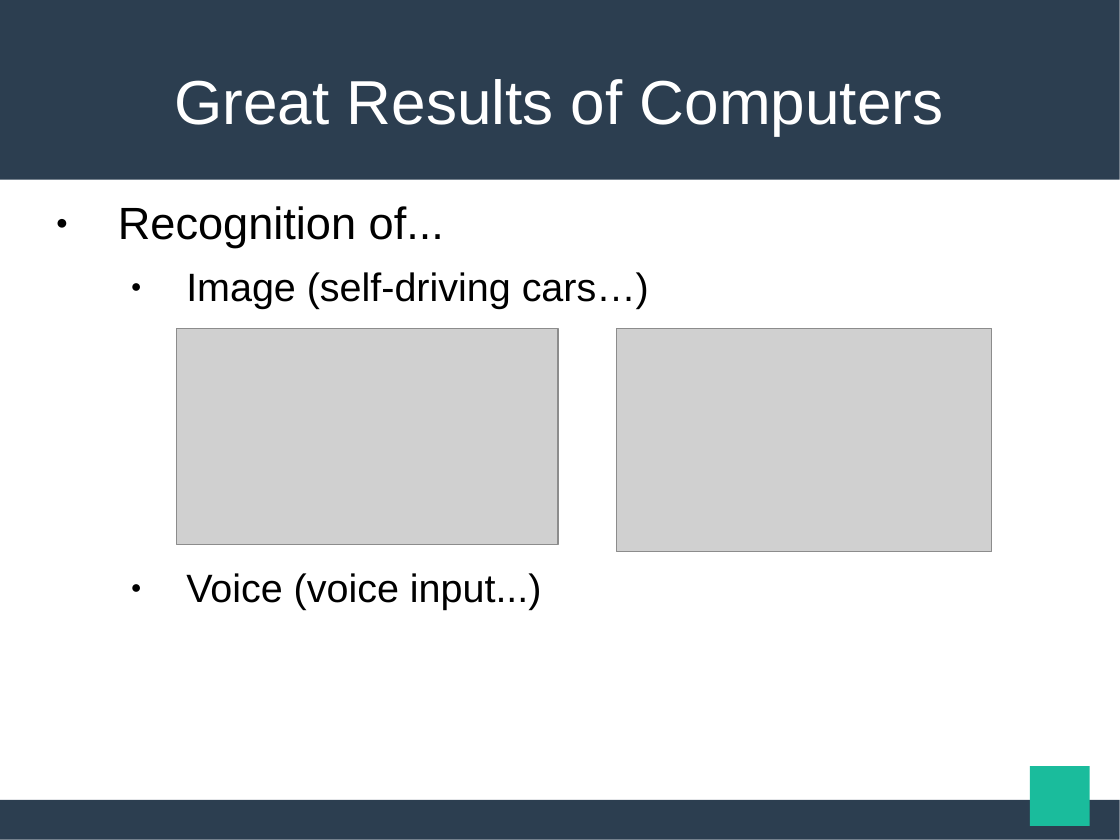
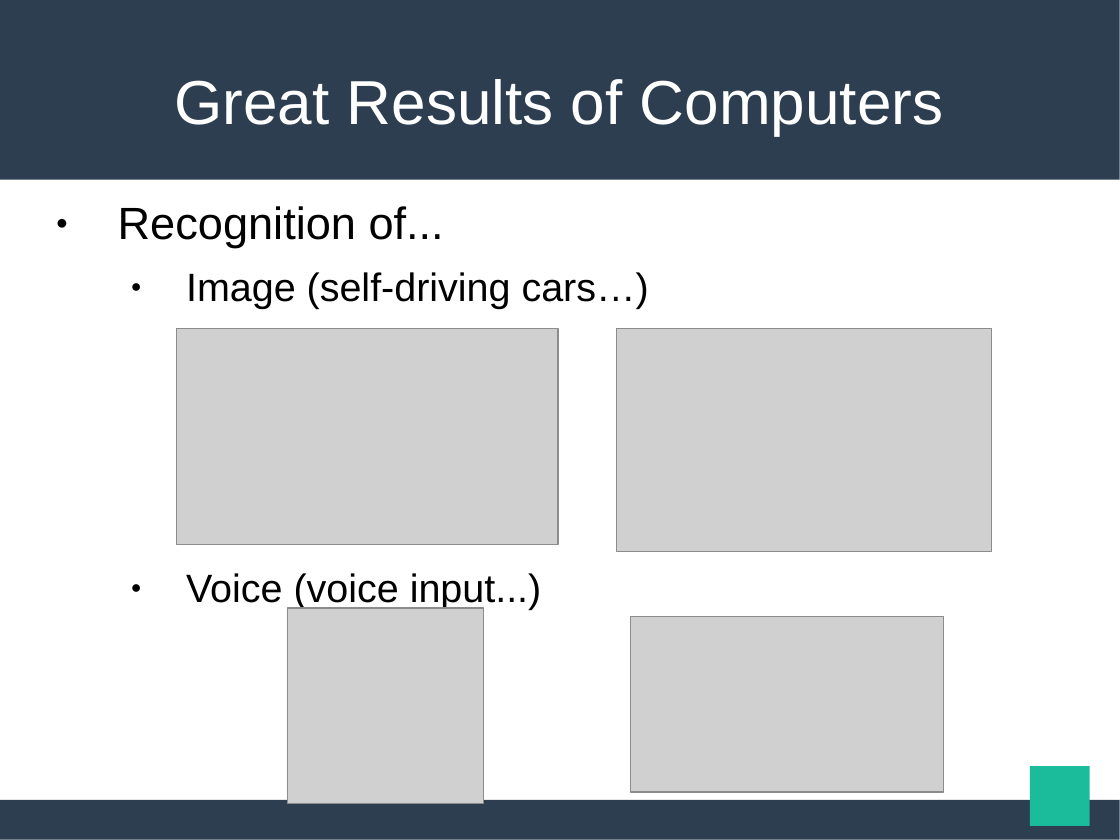
Before and after one commit to maekawatoshiki/neural-machine-translation-demo, a slide deck: slide 4 of NY_slide.ppt. Drawn at 1120x840 pixels with LibreOffice and Linux fonts; fonts in the diff are those of the drawing; grey boxes stand for pictures. Boxes give left, top, right and bottom in pixels: in the first picture for what was removed or moved away, otherwise in the second. Text is boxed around its words. In the diff, an @@ line names an element or a change of style, - is before the commit and + after.

```diff
--- a/NY_slide.ppt
+++ b/NY_slide.ppt
@@ text "Recognition of..." at bbox=[118, 206, 649, 609]: indent changed @@
@@ picture added at bbox=[289, 608, 484, 803] @@
@@ picture added at bbox=[630, 616, 944, 792] @@
```
Also in this commit, not shown: 2 other slides changed, 3 slides added.
